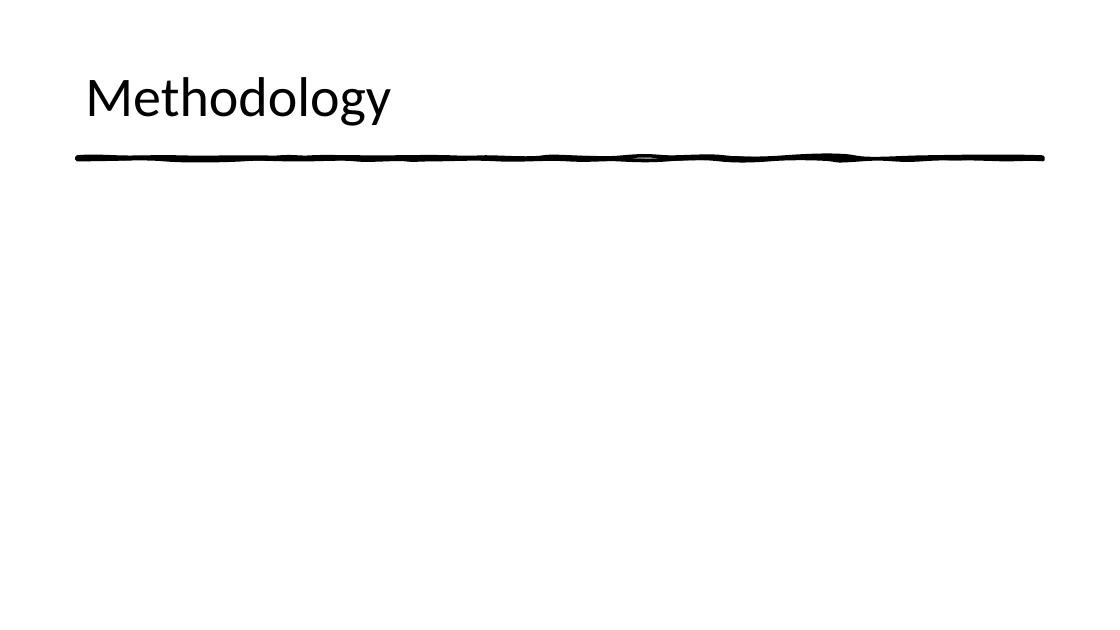
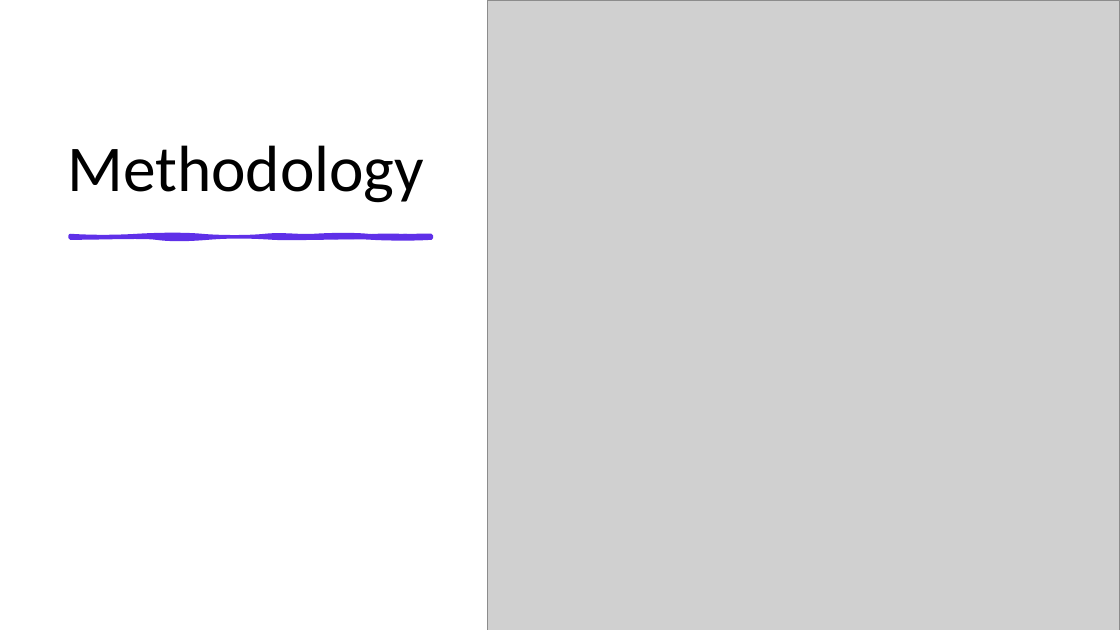
Before and after one commit to flacolaco/final_project, a slide deck: slide 4 of presentation.pptx. Drawn at 1120x630 pixels with LibreOffice and Linux fonts; fonts in the diff are those of the drawing; grey boxes stand for pictures. Boxes give left, top, right and bottom in pixels: in the first picture for what was removed or moved away, otherwise in the second. Text is boxed around its words. In the diff, an @@ line names an element or a change of style, - is before the commit and + after.

```diff
--- a/presentation.pptx
+++ b/presentation.pptx
@@ rectangle added at bbox=[0, 0, 1120, 630], fill #FFFFFF @@
@@ picture added at bbox=[488, 0, 1120, 630] @@
@@ title "Methodology": place and size @@
-title "Methodology" at bbox=[85, 77, 391, 126]
+title "Methodology" at bbox=[67, 145, 424, 203]
@@ title "Methodology" at bbox=[67, 145, 424, 203]: size 48 to 56 pt; line spacing 1 to 0.9; vertical alignment middle to bottom @@
@@ freeform shape removed at bbox=[77, 157, 1044, 160] @@
@@ freeform shape added at bbox=[71, 235, 432, 238], fill #5F30E8, outline #5F30E8 3 pt @@
```
Also in this commit, not shown: 5 other slides changed, 1 slide added.
